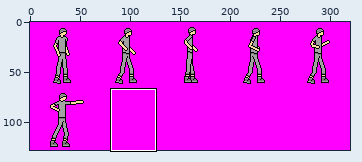
Two states of a sprite sheet, graphics/spritesheets/player.png. The first picture is a wide view before the edit; the outline marks the close-up.
Close-up. The starting point:
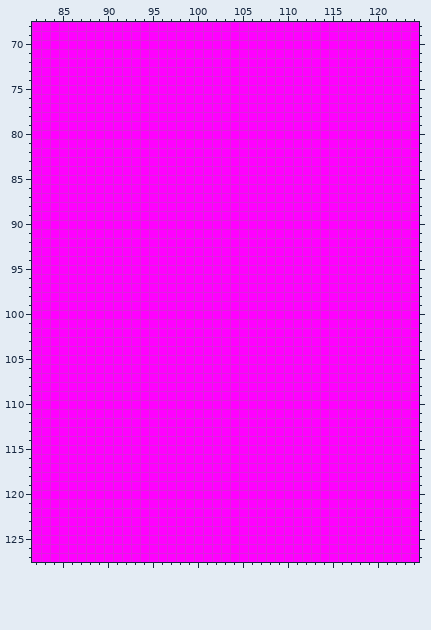
The file is 320x128 pixels. Shown: x 82..124, y 68..127.
And afterwards:
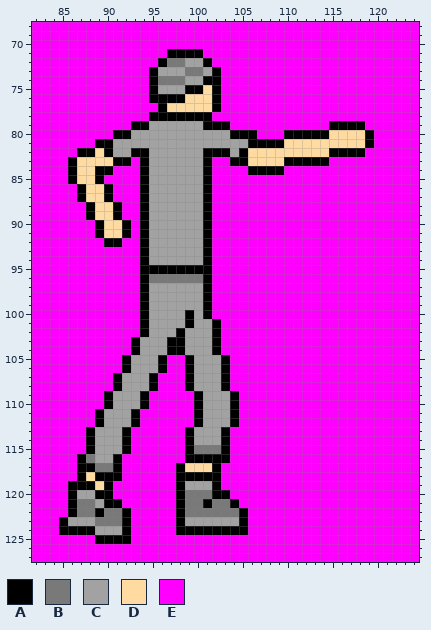
Palette (. is transparent): A #000000  B #797979  C #a2a2a2  D #ffdba2  E #ff00ff
The author wrote: Drawn heavy attack sprite.
Changes in this commit:
Changed rows in their new state; - is an unchanged pixel.
first column x 85:
 71 ------------AAAA-------------------
 72 -----------ABBCCA------------------
 73 ----------ACCCBBCA-----------------
 74 ----------ABBBCCAA-----------------
 75 ----------ACCCAADA-----------------
 76 ----------AAAADDDA-----------------
 77 -----------ADDDDDA-----------------
 78 ----------AAAAAAA------------------
 79 --------AACCCCCCAAA-----------AAAA-
 80 ------AACCCCCCCCCCCAAA---AAAAADDDDA
 81 ----AACCCCCCCCCCCCCCCAAAADDDDDDDDDA
 82 --AADACCAACCCCCCAAACADDDDDDDDDAAAA-
 83 -ADDDDAA-ACCCCCCA--AADDDDAAAAA-----
 84 -ADDAA---ACCCCCCA----AAAA----------
 85 -ADDA----ACCCCCCA------------------
 86 --ADDA---ACCCCCCA------------------
 87 --ADDA---ACCCCCCA------------------
 88 ---ADDA--ACCCCCCA------------------
 89 ---ADDA--ACCCCCCA------------------
 90 ----ADDA-ACCCCCCA------------------
 91 ----ADDA-ACCCCCCA------------------
 92 -----AA--ACCCCCCA------------------
 93 ---------ACCCCCCA------------------
 94 ---------ACCCCCCA------------------
 95 ---------AAAAAAAA------------------
 96 ---------ABBBBBBA------------------
 97 ---------ACCCCCCA------------------
 98 ---------ACCCCCCA------------------
 99 ---------ACCCCCCA------------------
100 ---------ACCCCACA------------------
101 ---------ACCCCACCA-----------------
102 ---------ACCCACCCA-----------------
103 --------ACCCAACCCA-----------------
104 --------ACCCAACCCA-----------------
105 -------ACCCA--ACCCA----------------
106 -------ACCCA--ACCCA----------------
107 ------ACCCA---ACCCA----------------
108 ------ACCCA---ACCCA----------------
109 -----ACCCA-----ACCCA---------------
110 -----ACCCA-----ACCCA---------------
111 ----ACCCA------ACCCA---------------
112 ----ACCCA------ACCCA---------------
113 ---ACCCA------ACCCA----------------
114 ---ACCCA------ACCCA----------------
115 ---ACCCA------ABBBA----------------
116 --ABCCA-------AAAAA----------------
117 --AABBA------ADDDA-----------------
118 --ADAAA------AAAAA-----------------
119 -AAADA-------ACCCA-----------------
120 -ACCAA-------ABBBAA----------------
121 -ABBCAA------ABBABBA---------------
122 -ABBABBA-----ABBBBBBA--------------
123 ACCCBBBA-----ACCCCCCA--------------
124 AAAACCCA-----AAAAAAAA--------------
125 ----AAAA---------------------------
Where, in picture pixels (left, top, right, bottom), the same in both close-ups:
changed: (59, 49, 374, 544)
